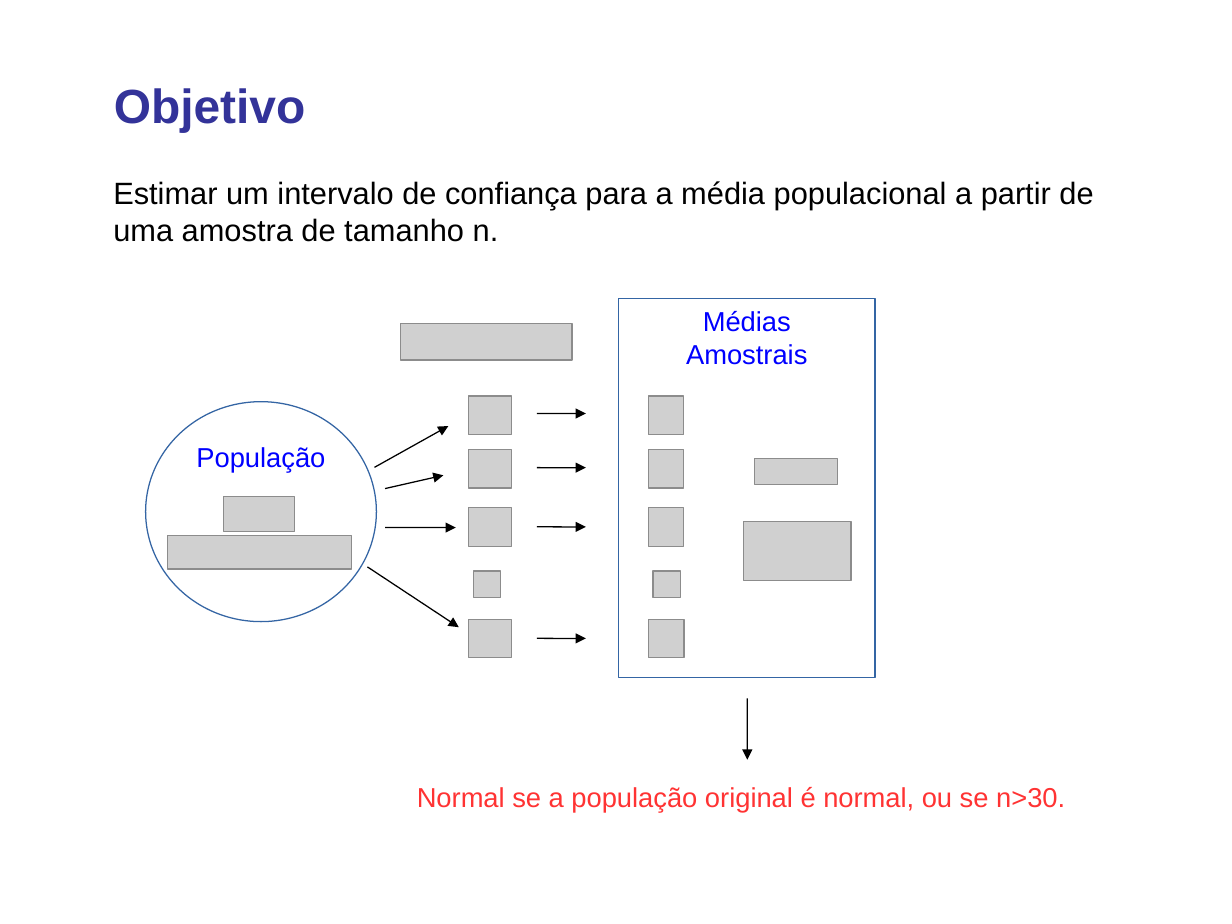
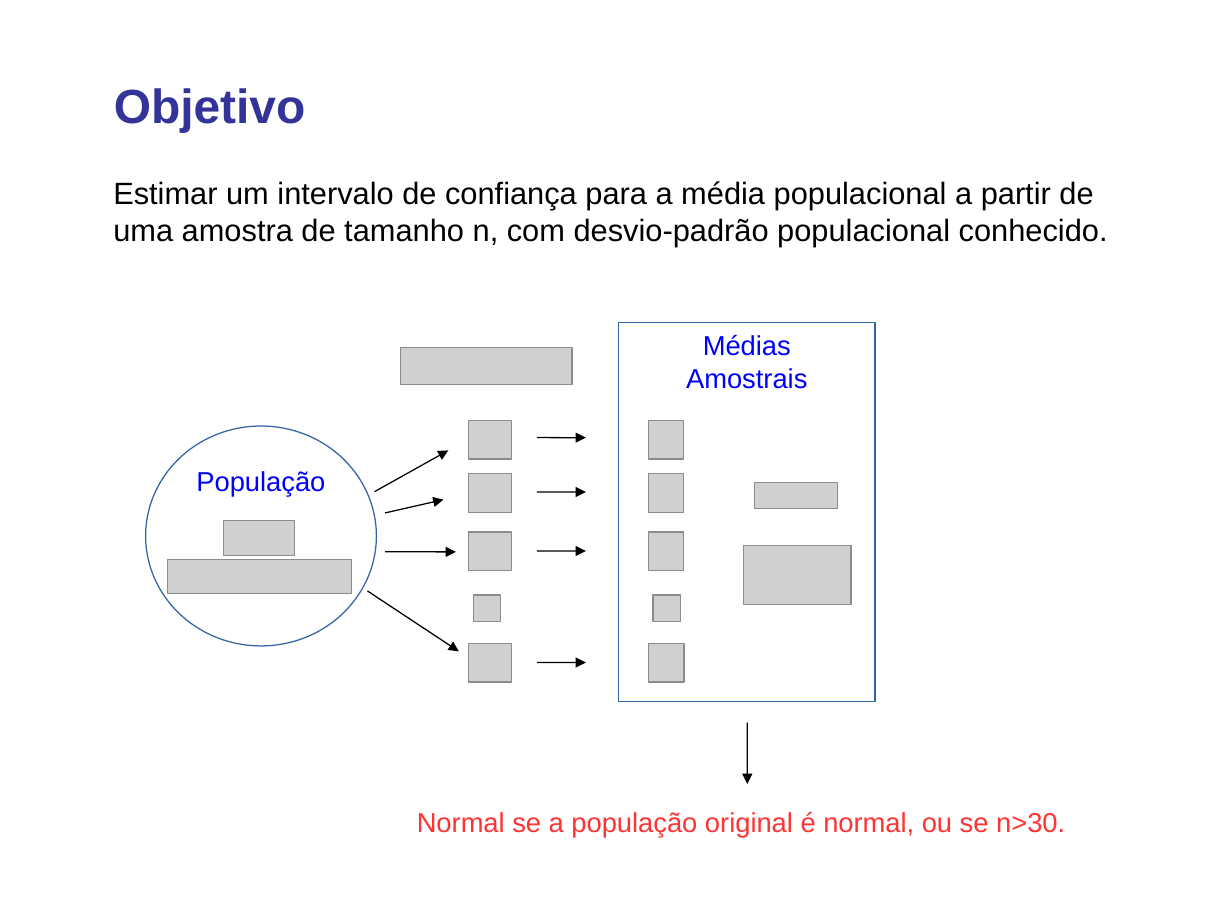
Before and after one commit to lansaviniec/estatistica, a slide deck: slide 7 of 7 estimativas e tamanhos amostrais.ppt. Drawn at 1232x924 pixels with LibreOffice and Linux fonts; fonts in the diff are those of the drawing; grey boxes stand for pictures. Boxes give left, top, right and bottom in pixels: in the first picture for what was removed or moved away, otherwise in the second. Text is boxed around its words. In the diff, an @@ line names an element or a change of style, - is before the commit and + after.

```diff
--- a/7 estimativas e tamanhos amostrais.ppt
+++ b/7 estimativas e tamanhos amostrais.ppt
@@ text at (113, 181, 1108, 246): text changed @@
-Estimar um intervalo de confiança para a média populacional a partir de uma amostra de tamanho n.
+Estimar um intervalo de confiança para a média populacional a partir de uma amostra de tamanho n, com desvio-padrão populacional conhecido.
@@ 15 pictures, 9 arrows, 1 text, 1 ellipse, 1 rectangle: place and size @@
-15 pictures, 9 arrows, 1 text, 1 ellipse, 1 rectangle at (145, 298, 1065, 813)
+15 pictures, 9 arrows, 1 text, 1 ellipse, 1 rectangle at (145, 323, 1065, 837)
```
Also in this commit, not shown: 2 other slides changed, 14 slides added, 1 other file.
